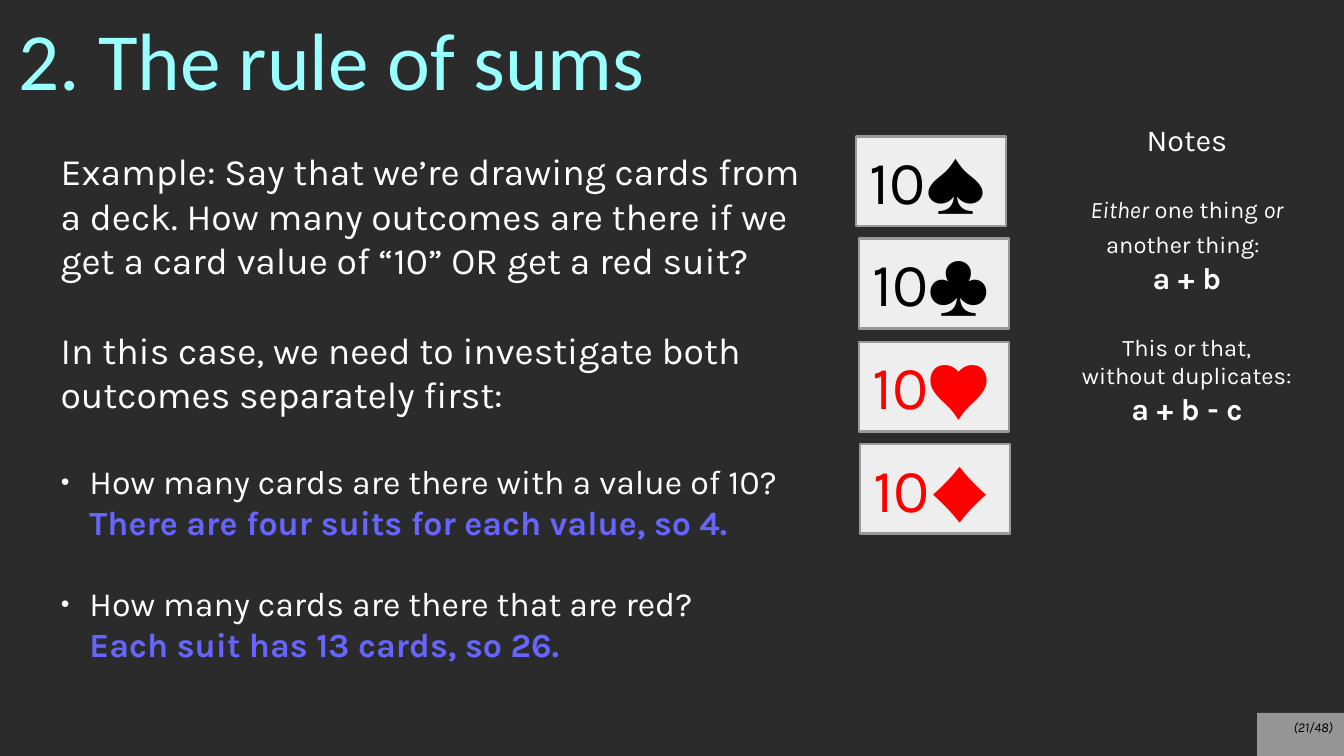
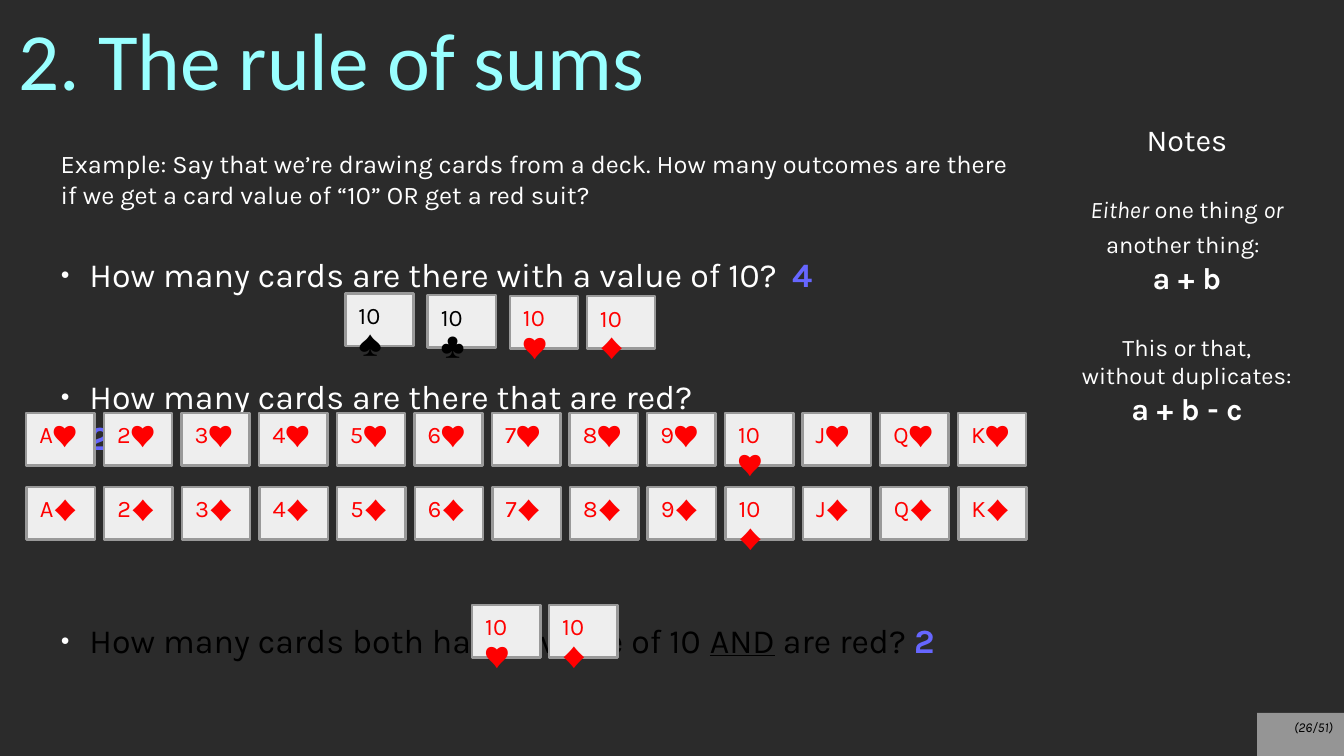
Before and after one commit to nguyenchithien/CS211-Discrete-Structures-II, a slide deck: slide 26 of Lectures/Lecture 5.2.odp (slide 21 before the commit). Drawn at 1344x756 pixels with LibreOffice and Linux fonts; fonts in the diff are those of the drawing; background and template pictures are left out; a plain dark background stands for a picture behind light text. Boxes give left, top, right and bottom in pixels: in the first picture for what was removed or moved away, otherwise in the second. Text is boxed around its words. In the diff, an @@ line names an element or a change of style, - is before the commit and + after.

```diff
--- a/Lectures/Lecture 5.2.odp
+++ b/Lectures/Lecture 5.2.odp
@@ text at bbox=[61, 155, 1007, 210]: size 22 to 15 pt in "Example: Say that we’re drawing cards from ..." @@
@@ text at bbox=[89, 263, 935, 662]: text changed @@
-In this case, we need to investigate both outcomes separately first:
-● How many cards are there with a value of 10?
-  There are four suits for each value, so 4.
-● How many cards are there that are red?
-  Each suit has 13 cards, so 26.
+● How many cards are there with a value of 10? 4
+● How many cards are there that are red? 26
+● How many cards both have a value of 10 AND are red? 2
@@ rectangle "10♠": place and size @@
-rectangle "10♠" at bbox=[856, 137, 1006, 227]
+rectangle "10♠" at bbox=[345, 294, 413, 346]
@@ size 36 to 14 pt in 4 elements at bbox=[726, 487, 794, 539], bbox=[726, 413, 794, 466], bbox=[345, 294, 413, 346], bbox=[428, 295, 496, 348] @@
@@ rectangle "10♣": place and size @@
-rectangle "10♣" at bbox=[860, 239, 1010, 329]
+rectangle "10♣" at bbox=[428, 295, 496, 348]
@@ rectangle added at bbox=[510, 296, 578, 349], fill #EEEEEE, outline #999999 1.45 pt, 14 pt, text #FF0000 @@
+10♥
@@ rectangle added at bbox=[587, 296, 655, 349], fill #EEEEEE, outline #999999 1.45 pt, 14 pt, text #FF0000 @@
+10♦
@@ rectangle "10♥": place and size @@
-rectangle "10♥" at bbox=[860, 341, 1010, 432]
+rectangle "10♥" at bbox=[726, 413, 794, 466]
@@ rectangle "10♦": place and size @@
-rectangle "10♦" at bbox=[861, 444, 1011, 534]
+rectangle "10♦" at bbox=[726, 487, 794, 539]
@@ group added at bbox=[26, 413, 1027, 539]: 24 rectangles @@
+A♥
+A♦
+2♥
+2♦
+3♥
+3♦
+4♥
+4♦
+5♥
+5♦
+6♥
+6♦
+7♥
+7♦
+8♥
+8♦
+9♥
+9♦
+J♥
+J♦
+Q♥
+Q♦
+K♥
+K♦
@@ rectangle added at bbox=[472, 605, 540, 657], fill #EEEEEE, outline #999999 1.45 pt, 14 pt, text #FF0000 @@
+10♥
@@ rectangle added at bbox=[549, 605, 617, 657], fill #EEEEEE, outline #999999 1.45 pt, 14 pt, text #FF0000 @@
+10♦
@@ page number at bbox=[1294, 722, 1333, 734]: text changed @@
-(21/48)
+(26/51)
```
Also in this commit, not shown: 23 other slides changed, 11 slides added, 8 slides removed, 1 other file.
